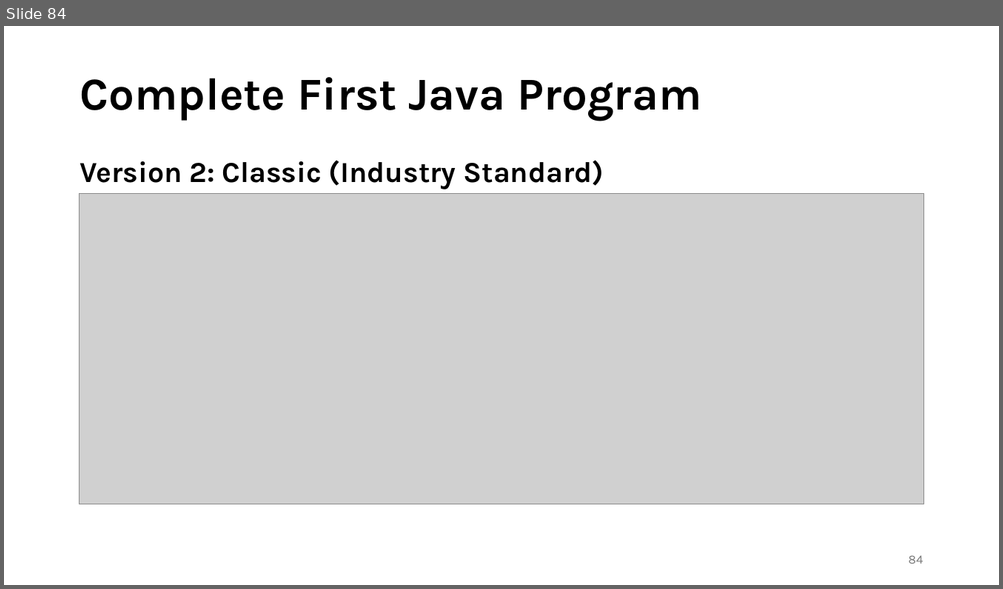
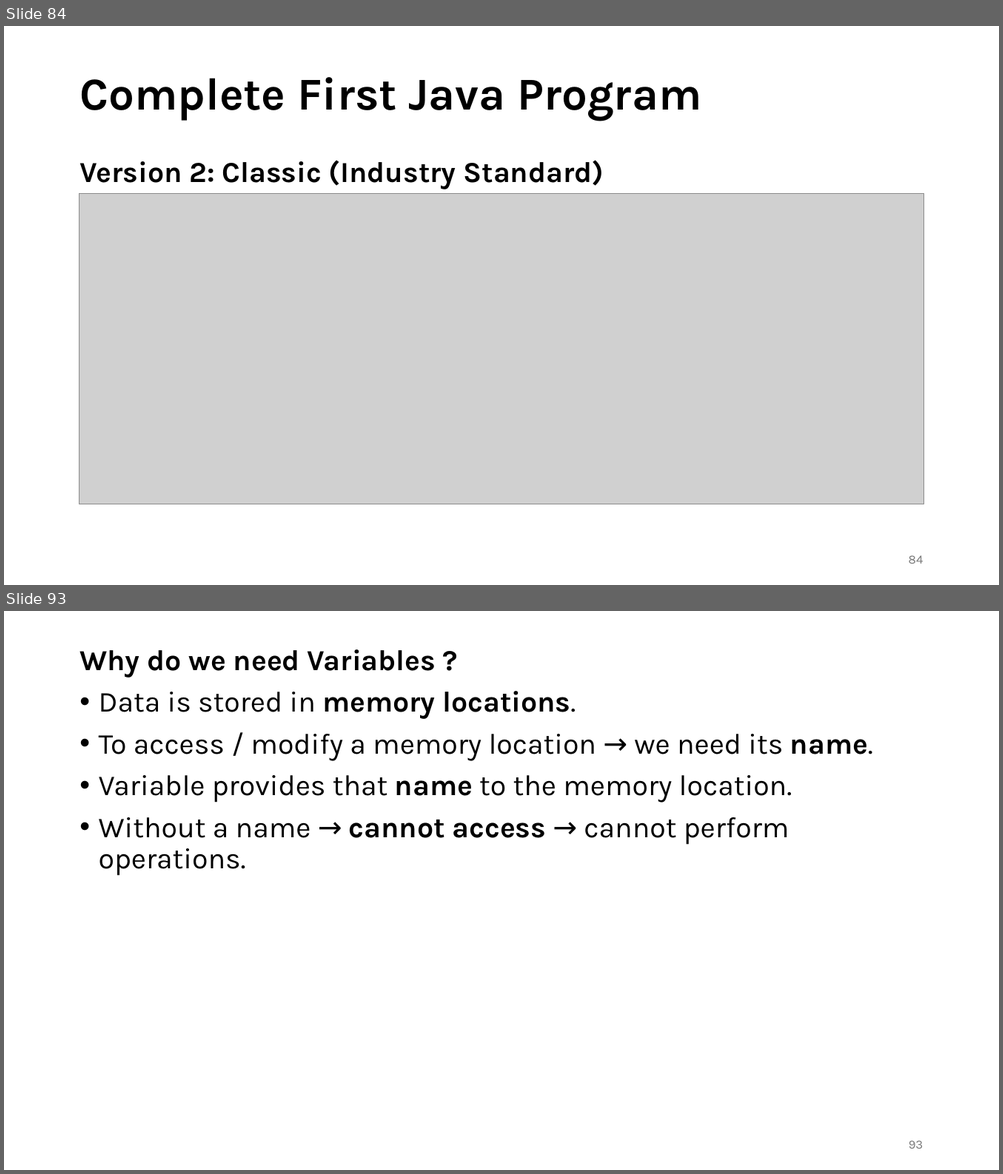
Before and after one commit to shubham-singh-12/Notes, a slide deck: Java with DSA.pptx. Shown one above the other, each under a label of ours: slide 84 before the commit, slides 84 and 93 after it; the slides between them are not shown. The pictures are 1003x589 and 1003x1174 pixels, drawn with LibreOffice and Linux fonts; fonts in the diff are those of the drawing; grey boxes stand for pictures. Boxes give left, top, right and bottom in pixels: in the first picture for what was removed or moved away, otherwise in the second. Text is boxed around its words. In the diff, an @@ line names an element or a change of style, - is before the commit and + after.

```diff
--- a/Java with DSA.pptx
+++ b/Java with DSA.pptx
@@ slide 93 added at (x1=4, y1=611, x2=999, y2=1170), background #FFFFFF @@
@@ text added at (x1=79, y1=649, x2=873, y2=876), 28 pt, text #000000 @@
+Why do we need Variables ?
+• Data is stored in memory locations.
+• To access / modify a memory location → we need its name.
+• Variable provides that name to the memory location.
+• Without a name → cannot access → cannot perform operations.
@@ page number added at (x1=908, y1=1141, x2=923, y2=1149), 12 pt, text #797979 @@
+93
```
Also in this commit, not shown: 13 slides changed, 96 other slides added.
